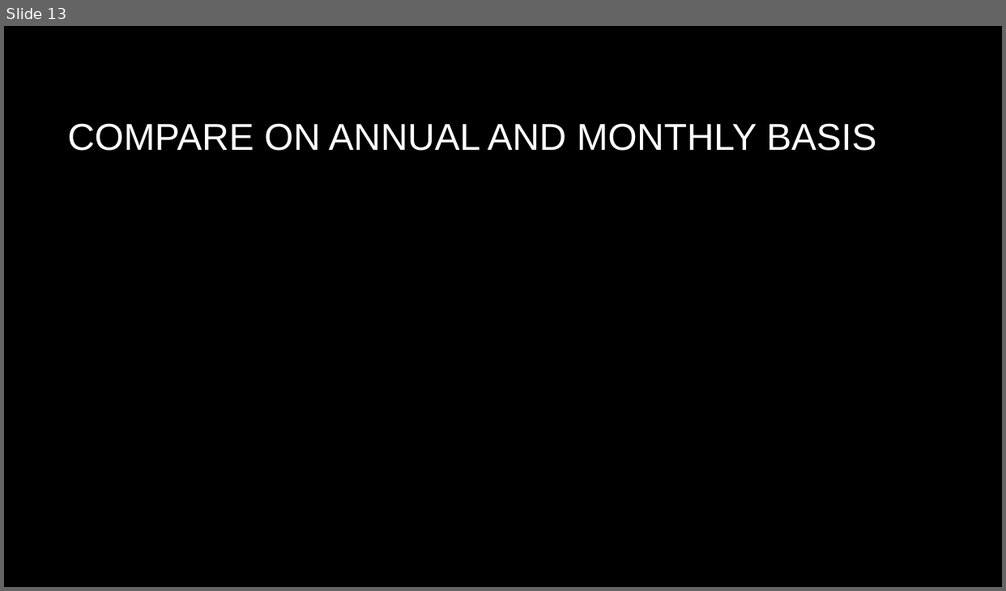
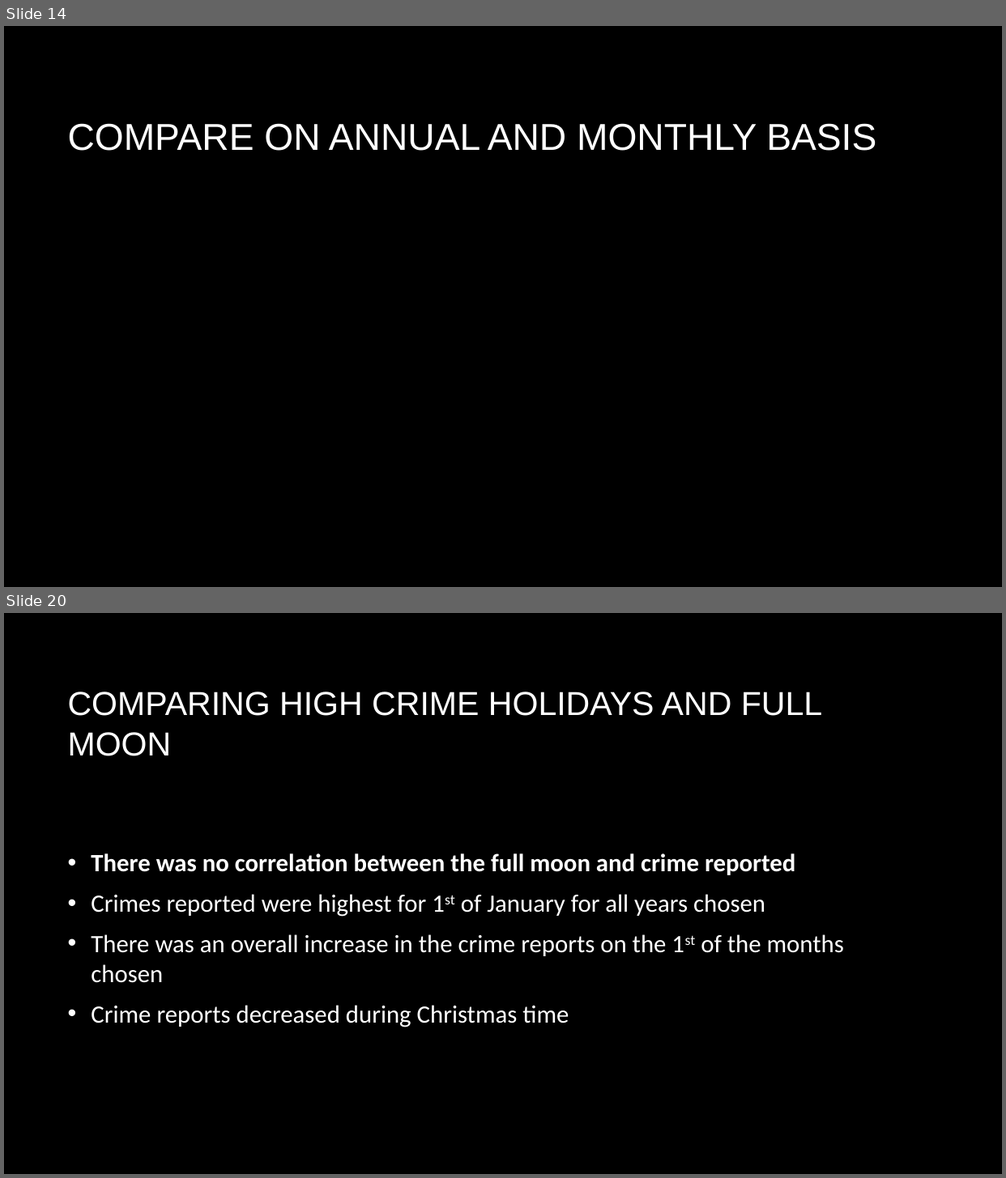
Before and after one commit to flashforward89/Project-1, a slide deck: Master Folder/Lunar Phase Influence On Crime in Austin Texas.pptx. Shown one above the other, each under a label of ours: slide 13 before the commit, slides 14 and 20 after it; the slides between them are not shown. The pictures are 1006x591 and 1006x1178 pixels, drawn with LibreOffice and Linux fonts; fonts in the diff are those of the drawing; background and template pictures are left out. Boxes give left, top, right and bottom in pixels: in the first picture for what was removed or moved away, otherwise in the second. Text is boxed around its words. In the diff, an @@ line names an element or a change of style, - is before the commit and + after.

```diff
--- a/Master Folder/Lunar Phase Influence On Crime in Austin Texas.pptx
+++ b/Master Folder/Lunar Phase Influence On Crime in Austin Texas.pptx
@@ slide 20 added at bbox=[4, 613, 1002, 1174], background picture (left out) @@
@@ title added at bbox=[68, 692, 822, 756], 32 pt, text #FFFFFF @@
+COMPARING HIGH CRIME HOLIDAYS AND FULL MOON
@@ text added at bbox=[91, 854, 844, 1028], 24 pt, text #FFFFFF @@
+• There was no correlation between the full moon and crime reported
+• Crimes reported were highest for 1st of January for all years chosen
+• There was an overall increase in the crime reports on the 1st of the months chosen
+• Crime reports decreased during Christmas time
@@ what was slide 13 is now slide 14 @@
```
Also in this commit, not shown: 1 slide changed, 6 other slides added, 1 other file.
